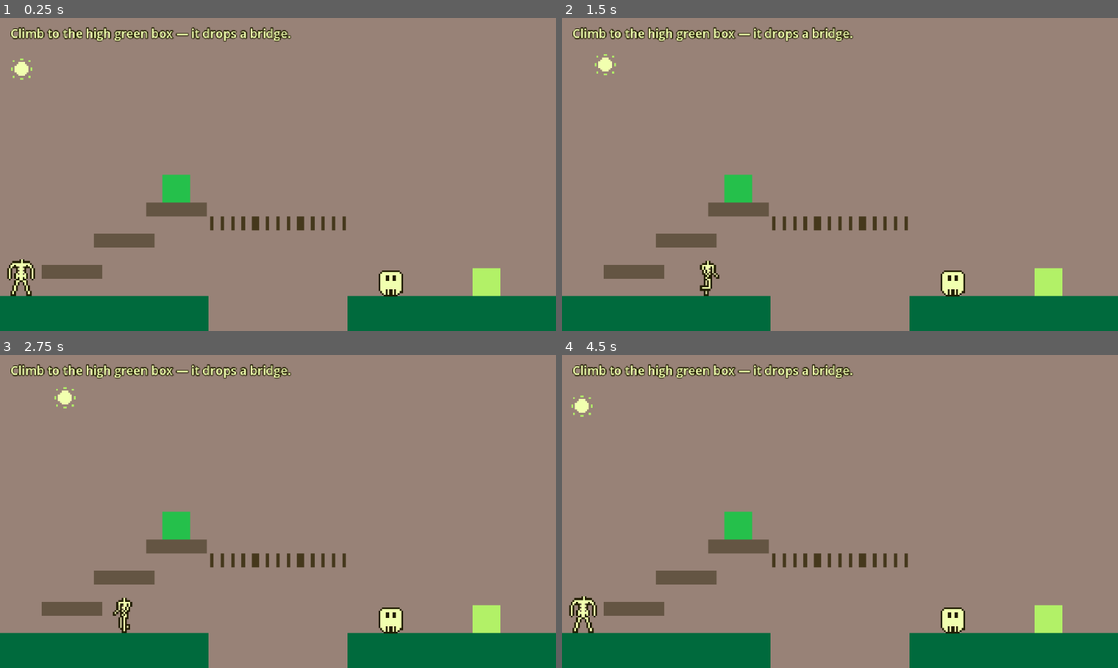
Above: before the commit, frames 1-4 (two rows, left to right).
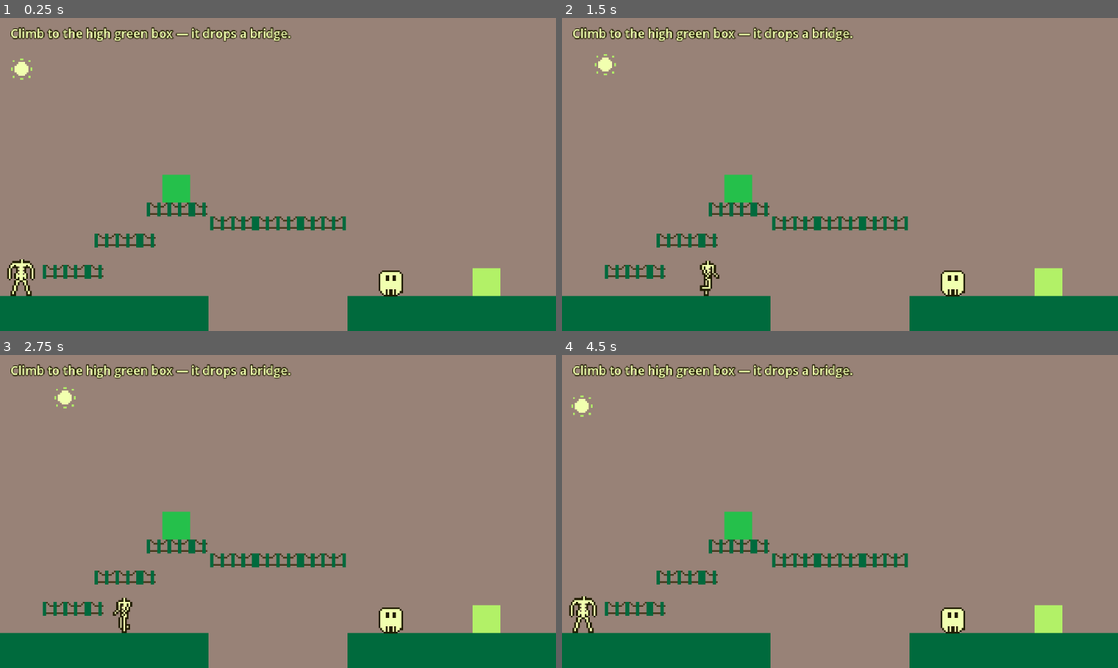
Above: after the commit, the same moments.

Repository: tucksravin/dont-lose-your-head
Game: Godot game, scene res://scenes/days/platforming_day.tscn
Same seed, same stepped clock (60 frames per second), same inputs: the game is played once before the commit and once after it. This scene is started directly instead of the project's main scene.
Inputs:
- Up to frame 1 (0.25 s): no input
- Up to frame 2 (1.5 s): hold D (move_right) from 0.53 s (still down); tap E (interact) at 0.6, 1.35 s; tap Space (jump) at 0.77 s
- Up to frame 3 (2.75 s): tap Space (jump) at 1.52 s; release D (move_right) at 2.03 s; hold A (move_left) from 2.03 s (still down); tap E (interact) at 2.1 s
- Up to frame 4 (4.5 s): release A (move_left) at 2.78 s; hold D (move_right) 2.78-4.25 s; tap E (interact) at 2.85, 3.6 s; tap Space (jump) at 3.02, 3.77 s; click "Retry" at 4.25 s

The runs differ from the first frame. In frame 1, 2.0% of the frame differs, in the area x 7-63%, y 58-84%; in frame 2, 2.0%; in frame 3, 2.0%; in frame 4, 2.0%.

Commit message:
Bridge art recoloured (posts green, rope brown) and reused as the three steps
- swapped the two palette entries in bridge.aseprite itself, so re-exporting
  keeps the new colours: posts #45381c -> #006a3d, rope/deck #988277 ->
  #45381c. #988277 is the sky colour, which is why the rope and deck line were
  invisible once the deck rect came out.
- platforming_day: Platform1/2/3 ColorRects -> tiled Sprite2Ds of the same art,
  same 70x16 footprint centred on each collision shape. No collision or
  geometry changed, so the jumps are exactly as Sean tuned them.

Diff:
--- a/scenes/days/platforming_day.tscn
+++ b/scenes/days/platforming_day.tscn
@@ -80,13 +80,13 @@
 shape = SubResource("RectangleShape2D_platform")
 one_way_collision = true
 
-[node name="Visual" type="ColorRect" parent="Platform1"]
-offset_left = 48.0
-offset_top = 284.0
-offset_right = 118.0
-offset_bottom = 300.0
-mouse_filter = 2
-color = Color(0.392156862745098, 0.333333333333333, 0.262745098039216, 1)
+[node name="Visual" type="Sprite2D" parent="Platform1"]
+texture_repeat = 2
+position = Vector2(83, 292)
+scale = Vector2(2, 2)
+texture = ExtResource("8_bridge_tex")
+region_enabled = true
+region_rect = Rect2(0, 0, 35, 8)
 
 [node name="Platform2" type="StaticBody2D" parent="."]
 
@@ -95,13 +95,13 @@
 shape = SubResource("RectangleShape2D_platform")
 one_way_collision = true
 
-[node name="Visual" type="ColorRect" parent="Platform2"]
-offset_left = 108.0
-offset_top = 248.0
-offset_right = 178.0
-offset_bottom = 264.0
-mouse_filter = 2
-color = Color(0.392156862745098, 0.333333333333333, 0.262745098039216, 1)
+[node name="Visual" type="Sprite2D" parent="Platform2"]
+texture_repeat = 2
+position = Vector2(143, 256)
+scale = Vector2(2, 2)
+texture = ExtResource("8_bridge_tex")
+region_enabled = true
+region_rect = Rect2(0, 0, 35, 8)
 
 [node name="Platform3" type="StaticBody2D" parent="."]
 
@@ -110,13 +110,13 @@
 shape = SubResource("RectangleShape2D_platform")
 one_way_collision = true
 
-[node name="Visual" type="ColorRect" parent="Platform3"]
-offset_left = 168.0
-offset_top = 212.0
-offset_right = 238.0
-offset_bottom = 228.0
-mouse_filter = 2
-color = Color(0.392156862745098, 0.333333333333333, 0.262745098039216, 1)
+[node name="Visual" type="Sprite2D" parent="Platform3"]
+texture_repeat = 2
+position = Vector2(203, 220)
+scale = Vector2(2, 2)
+texture = ExtResource("8_bridge_tex")
+region_enabled = true
+region_rect = Rect2(0, 0, 35, 8)
 
 [node name="Bridge" type="StaticBody2D" parent="."]
 position = Vector2(0, -80)
Binary file changed: assets/sprites/bridge.png
Binary file changed: assets/sprites/src/bridge.aseprite
Not shown, changed: assets/sprites/README.md
Not shown, changed: journals/tucker.md
